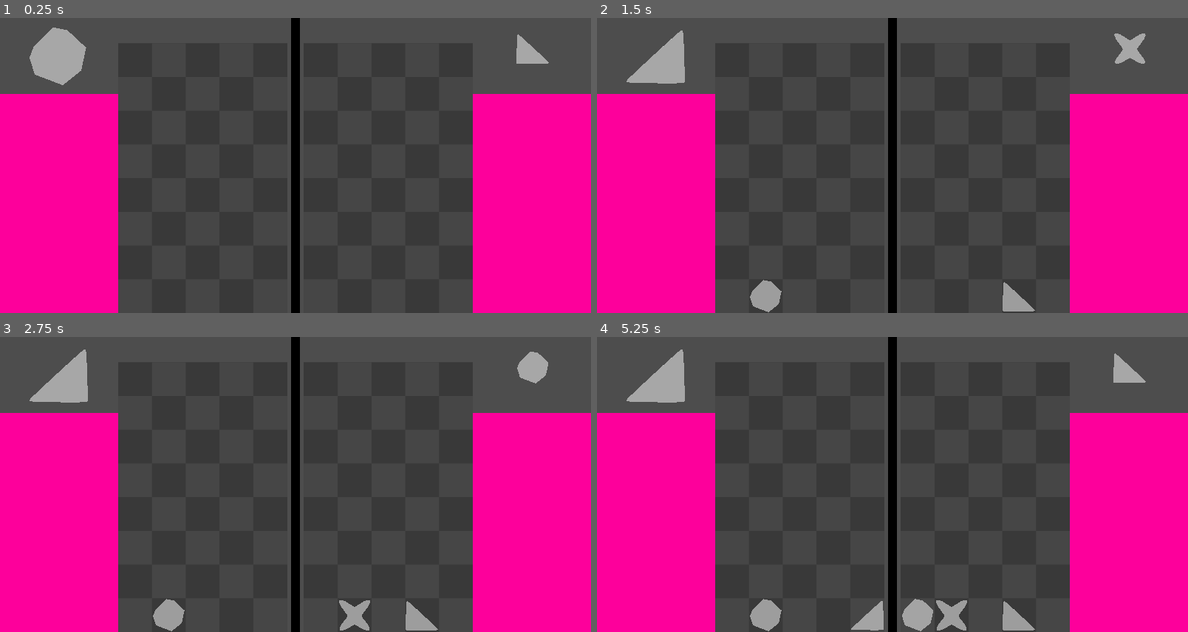
Above: before the commit, frames 1-4 (two rows, left to right).
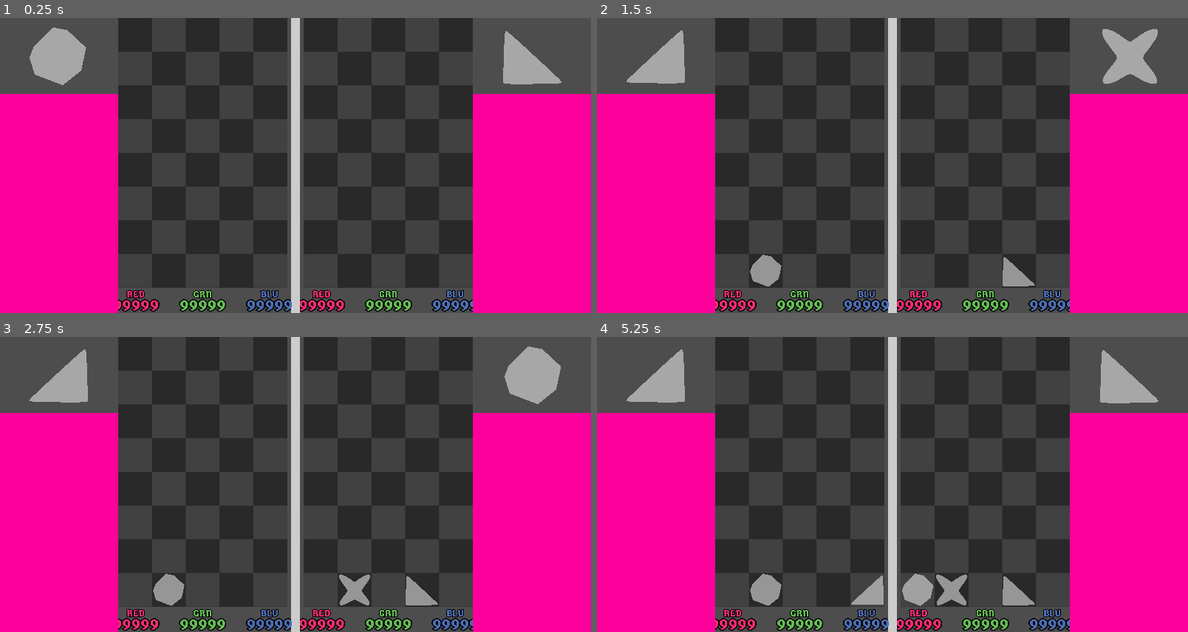
Above: after the commit, the same moments.

Repository: foolmoron/Prismancer
Game: Godot game, scene res://main.tscn
Two runs of this game, one before a commit and one after it. Both use one fixed random seed, a clock stepped at 60 frames per second and the inputs below.
Inputs (mouse positions are in pixels of both pictures, inside the frame that each line leads up to):
- Up to frame 1 (0.25 s): no input
- Up to frame 2 (1.5 s): tap Enter at 0.5 s; move the mouse to (1022, 150) at 0.52 s; click (1022, 150) at 0.67 s; tap Space at 1.25 s; move the mouse to (774, 180) at 1.27 s; click (774, 180) at 1.42 s
- Up to frame 3 (2.75 s): tap Enter at 2 s; move the mouse to (354, 419) at 2.02 s; click (354, 419) at 2.17 s
- Up to frame 4 (5.25 s): tap Space at 2.75, 4.25 s; move the mouse to (862, 543) at 2.77 s; click (862, 543) at 2.92 s; tap Enter at 3.5 s; move the mouse to (1069, 528) at 3.52 s; click (1069, 528) at 3.67 s; move the mouse to (715, 440) at 4.27 s; click (715, 440) at 4.42 s; move the mouse to (922, 484) at 5.02 s; click (922, 484) at 5.17 s

The runs differ from the first frame. In frame 1, 24% of the frame differs, in the area x 20-95%, y 0-100%; in frame 2, 24%; in frame 3, 25%; in frame 4, 26%.

Commit message:
preparing for lines

Diff:
--- a/Gems/gem.gd
+++ b/Gems/gem.gd
@@ -1,5 +1,14 @@
 class_name Gem
 extends Node3D
+
+enum GEM_TYPE {
+	SPHERE,
+	TRI_LEFT,
+	TRI_RIGHT,
+	STAR,
+}
+
+@export var type: GEM_TYPE
 
 @onready var mesh := $mesh as MeshInstance3D
 
--- a/Gems/gem_star.tscn
+++ b/Gems/gem_star.tscn
@@ -4,6 +4,7 @@
 [ext_resource type="ArrayMesh" uid="uid://djkpeihsyb2to" path="res://Meshes/star.res" id="2_4idc8"]
 
 [node name="Gem" instance=ExtResource("1_mp0bt")]
+type = 3
 
 [node name="mesh" parent="." index="0"]
 transform = Transform3D(34, 0, 0, 0, -1.48619e-06, -34, 0, 34, -1.48619e-06, 0, -2, 0)
--- a/Gems/gem_triangle_left.tscn
+++ b/Gems/gem_triangle_left.tscn
@@ -4,6 +4,7 @@
 [ext_resource type="ArrayMesh" uid="uid://bhlk2x2rjxfo2" path="res://Meshes/triangle.res" id="2_a077u"]
 
 [node name="Gem" instance=ExtResource("1_apdin")]
+type = 1
 
 [node name="mesh" parent="." index="0"]
 transform = Transform3D(-27.72, -4.1856e-06, 1.82959e-13, 0, -1.21168e-06, -27.72, 4.1856e-06, -27.72, 1.21168e-06, 0, -13, 0)
--- a/Gems/gem_triangle_right.tscn
+++ b/Gems/gem_triangle_right.tscn
@@ -4,6 +4,7 @@
 [ext_resource type="ArrayMesh" uid="uid://bhlk2x2rjxfo2" path="res://Meshes/triangle.res" id="2_g1qdc"]
 
 [node name="Gem" instance=ExtResource("1_yg157")]
+type = 2
 
 [node name="mesh" parent="." index="0"]
 transform = Transform3D(27.72, 0, 0, 0, -1.21168e-06, -27.72, 0, 27.72, -1.21168e-06, 0, -12, 0)
--- /dev/null
+++ b/Grid/cell.gd
@@ -0,0 +1,34 @@
+class_name Cell
+extends Resource
+
+enum COLOR {
+	NONE = 0,
+	RED = 0b001,
+	GREEN = 0b010,
+	BLUE = 0b100,
+	YELLOW = 0b011,
+	MAGENTA = 0b101,
+	CYAN = 0b110,
+	WHITE = 0b111,
+}
+
+enum OUTDIR {
+	NONE = 0,
+	UP = 1 << 0,
+	DOWN = 1 << 1,
+	LEFT = 1 << 2,
+	RIGHT = 1 << 3,
+	UP_LEFT = 1 << 4,
+	UP_RIGHT = 1 << 5,
+	DOWN_LEFT = 1 << 6,
+	DOWN_RIGHT = 1 << 7,
+}
+
+var gem: Gem = null
+var lines: Array[Node3D] = []
+
+var color_mask: COLOR = COLOR.NONE
+var out_mask: int = 0
+
+func _init():
+	pass
--- /dev/null
+++ b/Grid/grid.gd
@@ -0,0 +1,23 @@
+class_name Grid
+extends Resource
+
+var columns: int
+var rows: int
+var cells: Array[Cell] = []
+
+func _init(_columns = 2, _rows = 2) :
+	columns = _columns
+	rows = _rows
+	for i in range(columns * rows):
+		cells.append(Cell.new())
+
+func to_idx(column_idx: int, row_idx: int) -> int:
+	if row_idx < 0:
+		row_idx += rows
+	return column_idx + row_idx * columns
+
+func get_cell(column_idx: int, row_idx: int) -> Cell:
+	return cells[to_idx(column_idx, row_idx)]
+
+# TODO: DFS all Rs and mark cells with color mask and outdir mask, repeat with Gs and Bs
+# TODO: respawn all lines for each cell based on masks (pool per color)
--- /dev/null
+++ b/Lines/line.gdshader
@@ -0,0 +1,18 @@
+shader_type spatial;
+
+uniform sampler2D tex : hint_default_transparent;
+uniform vec4 color : source_color = vec4(1,1,1,1);
+uniform float alpha_boost : hint_range(1.0, 5.0, 0.1) = 1.8;
+
+void vertex() {
+	// Called for every vertex the material is visible on.
+}
+
+void fragment() {
+	vec4 c = texture(tex, UV) * color;
+	float a = c.a * alpha_boost;
+	float whiteness = max(a - 1.0, 0.0);
+
+	EMISSION = c.rgb + whiteness * vec3(1.0, 1.0, 1.0);
+	ALPHA = a;
+}
--- /dev/null
+++ b/Lines/line_blue.tscn
@@ -0,0 +1,26 @@
+[gd_scene load_steps=7 format=3 uid="uid://bou5e8rq6ja6y"]
+
+[ext_resource type="PackedScene" uid="uid://cucbspicwdsqi" path="res://Lines/line_red.tscn" id="1_sy52k"]
+[ext_resource type="Shader" path="res://Lines/line.gdshader" id="2_t3wd5"]
+
+[sub_resource type="Gradient" id="Gradient_eakru"]
+offsets = PackedFloat32Array(0, 0.5, 1)
+colors = PackedColorArray(1, 1, 1, 0, 1, 1, 1, 1, 1, 1, 1, 0)
+
+[sub_resource type="GradientTexture1D" id="GradientTexture1D_gny8j"]
+gradient = SubResource("Gradient_eakru")
+
+[sub_resource type="ShaderMaterial" id="ShaderMaterial_r26l4"]
+render_priority = 0
+shader = ExtResource("2_t3wd5")
+shader_parameter/color = Color(0.0984, 0.31488, 0.82, 1)
+shader_parameter/alpha_boost = 1.8
+shader_parameter/tex = SubResource("GradientTexture1D_gny8j")
+
+[sub_resource type="QuadMesh" id="QuadMesh_ddo2s"]
+material = SubResource("ShaderMaterial_r26l4")
+
+[node name="Line" instance=ExtResource("1_sy52k")]
+
+[node name="quad" parent="." index="0"]
+mesh = SubResource("QuadMesh_ddo2s")
--- /dev/null
+++ b/Lines/line_green.tscn
@@ -0,0 +1,26 @@
+[gd_scene load_steps=7 format=3 uid="uid://dtf5bymgy22yk"]
+
+[ext_resource type="PackedScene" uid="uid://cucbspicwdsqi" path="res://Lines/line_red.tscn" id="1_kmfwo"]
+[ext_resource type="Shader" path="res://Lines/line.gdshader" id="2_shr8d"]
+
+[sub_resource type="Gradient" id="Gradient_eakru"]
+offsets = PackedFloat32Array(0, 0.5, 1)
+colors = PackedColorArray(1, 1, 1, 0, 1, 1, 1, 1, 1, 1, 1, 0)
+
+[sub_resource type="GradientTexture1D" id="GradientTexture1D_gny8j"]
+gradient = SubResource("Gradient_eakru")
+
+[sub_resource type="ShaderMaterial" id="ShaderMaterial_feiw0"]
+render_priority = 0
+shader = ExtResource("2_shr8d")
+shader_parameter/color = Color(0.28842, 0.76, 0.2052, 1)
+shader_parameter/alpha_boost = 1.8
+shader_parameter/tex = SubResource("GradientTexture1D_gny8j")
+
+[sub_resource type="QuadMesh" id="QuadMesh_551d4"]
+material = SubResource("ShaderMaterial_feiw0")
+
+[node name="Line" instance=ExtResource("1_kmfwo")]
+
+[node name="quad" parent="." index="0"]
+mesh = SubResource("QuadMesh_551d4")
--- /dev/null
+++ b/Lines/line_red.tscn
@@ -0,0 +1,28 @@
+[gd_scene load_steps=6 format=3 uid="uid://cucbspicwdsqi"]
+
+[ext_resource type="Shader" path="res://Lines/line.gdshader" id="1_x3snv"]
+
+[sub_resource type="Gradient" id="Gradient_eakru"]
+offsets = PackedFloat32Array(0, 0.5, 1)
+colors = PackedColorArray(1, 1, 1, 0, 1, 1, 1, 1, 1, 1, 1, 0)
+
+[sub_resource type="GradientTexture1D" id="GradientTexture1D_gny8j"]
+gradient = SubResource("Gradient_eakru")
+
+[sub_resource type="ShaderMaterial" id="ShaderMaterial_2g02v"]
+render_priority = 0
+shader = ExtResource("1_x3snv")
+shader_parameter/color = Color(0.92, 0.1012, 0.251313, 1)
+shader_parameter/alpha_boost = 1.8
+shader_parameter/tex = SubResource("GradientTexture1D_gny8j")
+
+[sub_resource type="QuadMesh" id="QuadMesh_a5s6o"]
+material = SubResource("ShaderMaterial_2g02v")
+
+[node name="Line" type="Node3D"]
+transform = Transform3D(20, 0, 0, 0, 80, 0, 0, 0, 1, 0, 0, 0)
+
+[node name="quad" type="MeshInstance3D" parent="."]
+transform = Transform3D(1, 0, 0, 0, 1, 0, 0, 0, 1, 0, 0.00564623, 0)
+mesh = SubResource("QuadMesh_a5s6o")
+skeleton = NodePath("../..")
--- a/Scenes/side.gd
+++ b/Scenes/side.gd
@@ -10,22 +10,14 @@
 
 const GRID_COLUMNS := 5
 const GRID_ROWS := 8
-var grid: Array[Gem] = []
+@onready var grid := Grid.new(GRID_COLUMNS, GRID_ROWS)
 
 var gem_next: Gem
-
-func to_idx(column_idx: int, row_idx: int) -> int:
-	if row_idx < 0:
-		row_idx += GRID_ROWS
-	return column_idx + row_idx * GRID_COLUMNS
 
 func _ready() -> void:
 	for entry in gem_spawn_entries:
 		for i in range(entry.weight):
 			gem_spawns.append(entry.scene)
-
-	for i in range(GRID_COLUMNS * GRID_ROWS):
-		grid.append(null)
 
 	setup_next_gem()
 
@@ -42,12 +34,12 @@
 		return
 	var evt := event as InputEventScreenTouch
 	if evt.pressed:
-		var idx := to_idx(column_idx, -1)
-		if grid[idx] != null:
+		var idx := grid.to_idx(column_idx, -1)
+		if grid.cells[idx].gem != null:
 			return
-		while idx >= GRID_COLUMNS && grid[idx - GRID_COLUMNS] == null:
-			idx -= GRID_COLUMNS
+		while idx >= grid.columns && grid.cells[idx - grid.columns].gem == null:
+			idx -= grid.columns
 		gem_next.reparent(self, false)
-		gem_next.global_position = origin + Vector3(grid_size / 2, grid_size / 2, 0) + Vector3((idx % GRID_COLUMNS) * grid_size, (idx / GRID_COLUMNS) * grid_size, 0)
-		grid[idx] = gem_next
+		gem_next.global_position = origin + Vector3(grid_size / 2, grid_size / 2, 0) + Vector3((idx % grid.columns) * grid_size, (idx / grid.columns) * grid_size, 0)
+		grid.cells[idx].gem = gem_next
 		setup_next_gem()
--- a/Scenes/side.tscn
+++ b/Scenes/side.tscn
@@ -1,7 +1,6 @@
-[gd_scene load_steps=18 format=3 uid="uid://ctx36oft835ud"]
+[gd_scene load_steps=19 format=3 uid="uid://ctx36oft835ud"]
 
 [ext_resource type="Script" path="res://Scenes/side.gd" id="1_317gq"]
-[ext_resource type="Shader" path="res://Shaders/unlit_tex.gdshader" id="1_qdd5t"]
 [ext_resource type="Texture2D" uid="uid://d2fmlrbafhsgf" path="res://Art/grid.png" id="2_e6vki"]
 [ext_resource type="Script" path="res://Gems/gem_spawn_entry.gd" id="2_lppdi"]
 [ext_resource type="PackedScene" uid="uid://dn4l0uwuxou3t" path="res://Gems/gem_sphere.tscn" id="3_w1g55"]
@@ -9,6 +8,8 @@
 [ext_resource type="PackedScene" uid="uid://bkykx4vjym2br" path="res://Scenes/column.tscn" id="4_vojst"]
 [ext_resource type="PackedScene" uid="uid://ty677q31p7vy" path="res://Gems/gem_triangle_left.tscn" id="5_0avao"]
 [ext_resource type="PackedScene" uid="uid://cmyl2l0kksyxo" path="res://Gems/gem_star.tscn" id="6_irx0m"]
+[ext_resource type="Shader" path="res://Lines/line.gdshader" id="7_fnpvp"]
+[ext_resource type="FontFile" uid="uid://d3r2ywhscqp7y" path="res://Germania_One/GermaniaOne-Regular.ttf" id="10_aet5l"]
 
 [sub_resource type="Resource" id="Resource_ij545"]
 script = ExtResource("2_lppdi")
@@ -32,8 +33,9 @@
 
 [sub_resource type="ShaderMaterial" id="ShaderMaterial_qxw16"]
 render_priority = 0
-shader = ExtResource("1_qdd5t")
+shader = ExtResource("7_fnpvp")
 shader_parameter/color = Color(1, 1, 1, 0.254902)
+shader_parameter/alpha_boost = 1.8
 shader_parameter/tex = ExtResource("2_e6vki")
 
 [sub_resource type="QuadMesh" id="QuadMesh_rhpbv"]
@@ -51,7 +53,7 @@
 gem_spawn_entries = Array[ExtResource("2_lppdi")]([SubResource("Resource_ij545"), SubResource("Resource_i44bh"), SubResource("Resource_7hfpp"), SubResource("Resource_k651g")])
 
 [node name="Board" type="Node3D" parent="."]
-transform = Transform3D(400, 0, 0, 0, 640, 0, 0, 0, 1, -220, -30, 0)
+transform = Transform3D(400, 0, 0, 0, 640, 0, 0, 0, 1, -220, 30, 0)
 
 [node name="bg1" type="MeshInstance3D" parent="Board"]
 transform = Transform3D(1, 0, 0, 0, 1, 0, 0, 0, 1, 0, 0, -1)
@@ -71,15 +73,85 @@
 [node name="Column4" parent="Board" instance=ExtResource("4_vojst")]
 transform = Transform3D(1, 0, 0, 0, 1, 0, 0, 0, 1, 0.4, 0, 0)
 
+[node name="BoardLabels" type="Node3D" parent="."]
+transform = Transform3D(1, 0, 0, 0, 1, 0, 0, 0, 1, -220, -305.902, 29.3248)
+
+[node name="GRNLabel" type="Label3D" parent="BoardLabels"]
+transform = Transform3D(13.9479, 0, 0, 0, 11.0086, 0, 0, 0, 1, 0, 0, 0)
+pixel_size = 0.016
+modulate = Color(0.392157, 0.737255, 0.329412, 1)
+text = "GRN"
+font = ExtResource("10_aet5l")
+font_size = 128
+outline_size = 32
+line_spacing = 0.21
+justification_flags = 0
+
+[node name="GRNValue" type="Label3D" parent="BoardLabels"]
+transform = Transform3D(23.0045, 0, 0, 0, 18.1568, 0, 0, 0, 1, 0, -26.2329, 0)
+pixel_size = 0.016
+modulate = Color(0.392157, 0.737255, 0.329412, 1)
+text = "99999"
+font = ExtResource("10_aet5l")
+font_size = 128
+outline_size = 32
+line_spacing = 0.21
+justification_flags = 0
+
+[node name="REDLabel" type="Label3D" parent="BoardLabels"]
+transform = Transform3D(13.9479, 0, 0, 0, 11.0086, 0, 0, 0, 1, -158.388, 0, 0)
+pixel_size = 0.016
+modulate = Color(0.929412, 0.180392, 0.45098, 1)
+text = "RED"
+font = ExtResource("10_aet5l")
+font_size = 128
+outline_size = 32
+line_spacing = 0.21
+justification_flags = 0
+
+[node name="REDValue" type="Label3D" parent="BoardLabels"]
+transform = Transform3D(23.0045, 0, 0, 0, 18.1568, 0, 0, 0, 1, -158.388, -26.2329, 0)
+pixel_size = 0.016
+modulate = Color(0.929412, 0.180392, 0.45098, 1)
+text = "99999"
+font = ExtResource("10_aet5l")
+font_size = 128
+outline_size = 32
+line_spacing = 0.21
+justification_flags = 0
+
+[node name="BLULabel" type="Label3D" parent="BoardLabels"]
+transform = Transform3D(13.9479, 0, 0, 0, 11.0086, 0, 0, 0, 1, 158.388, 0, 0)
+pixel_size = 0.016
+modulate = Color(0.305882, 0.427451, 0.705882, 1)
+text = "BLU
+"
+font = ExtResource("10_aet5l")
+font_size = 128
+outline_size = 32
+line_spacing = 0.21
+justification_flags = 0
+
+[node name="BLUValue2" type="Label3D" parent="BoardLabels"]
+transform = Transform3D(23.0045, 0, 0, 0, 18.1568, 0, 0, 0, 1, 158.388, -26.2329, 0)
+pixel_size = 0.016
+modulate = Color(0.305882, 0.427451, 0.705882, 1)
+text = "99999"
+font = ExtResource("10_aet5l")
+font_size = 128
+outline_size = 32
+line_spacing = 0.21
+justification_flags = 0
+
 [node name="Character" type="Node3D" parent="."]
-transform = Transform3D(280, 0, 0, 0, 520, 0, 0, 0, 1, -560, -90, 21.8389)
+transform = Transform3D(280, 0, 0, 0, 520, 0, 0, 0, 1, -560, -90, 51.6172)
 
 [node name="bg2" type="MeshInstance3D" parent="Character"]
 transform = Transform3D(1, 0, 0, 0, 1, 0, 0, 0, 1, 0, 0, -1)
 mesh = SubResource("QuadMesh_6jcq2")
 
 [node name="NextGem" type="Node3D" parent="."]
-transform = Transform3D(1.8, 0, 0, 0, 1.8, 0, 0, 0, 1.8, -562.558, 259.193, 59.6978)
+transform = Transform3D(1.8, 0, 0, 0, 1.8, 0, 0, 0, 1.8, -562.558, 259.193, 79.754)
 
 [connection signal="input_event" from="Board/Column0" to="." method="_on_column_input_event" binds= [0]]
 [connection signal="input_event" from="Board/Column1" to="." method="_on_column_input_event" binds= [1]]
--- a/Scenes/side_flipped.tscn
+++ b/Scenes/side_flipped.tscn
@@ -5,10 +5,13 @@
 [node name="Side" instance=ExtResource("1_klsai")]
 
 [node name="Board" parent="." index="0"]
-transform = Transform3D(400, 0, 0, 0, 640, 0, 0, 0, 1, 220, -30, 0)
+transform = Transform3D(400, 0, 0, 0, 640, 0, 0, 0, 1, 220, 30, 0)
 
-[node name="Character" parent="." index="1"]
+[node name="BoardLabels" parent="." index="1"]
+transform = Transform3D(1, 0, 0, 0, 1, 0, 0, 0, 1, 220, -305.902, 0)
+
+[node name="Character" parent="." index="2"]
 transform = Transform3D(-280, 0, 0, 0, 520, 0, 0, 0, 1, 559.93, -90, 21.839)
 
-[node name="NextGem" parent="." index="2"]
-transform = Transform3D(1, 0, 0, 0, 1, 0, 0, 0, 1, 562.558, 277.745, 59.698)
+[node name="NextGem" parent="." index="3"]
+transform = Transform3D(1.8, 0, 0, 0, 1.8, 0, 0, 0, 1.8, 562.558, 259.193, 79.754)
--- a/main.tscn
+++ b/main.tscn
@@ -1,14 +1,15 @@
 [gd_scene load_steps=7 format=3 uid="uid://onqxkjnilams"]
 
 [ext_resource type="PackedScene" uid="uid://ctx36oft835ud" path="res://Scenes/side.tscn" id="2_04fjn"]
-[ext_resource type="Shader" path="res://Shaders/unlit_tex.gdshader" id="3_7llx0"]
 [ext_resource type="PackedScene" uid="uid://o7da5ms7uaw1" path="res://Scenes/side_flipped.tscn" id="3_w67uk"]
 [ext_resource type="Texture2D" uid="uid://ce1hk00a71g72" path="res://Art/square.png" id="4_m0n83"]
+[ext_resource type="Shader" path="res://Lines/line.gdshader" id="9_ybk0w"]
 
 [sub_resource type="ShaderMaterial" id="ShaderMaterial_1o3uf"]
 render_priority = 0
-shader = ExtResource("3_7llx0")
+shader = ExtResource("9_ybk0w")
 shader_parameter/color = Color(0, 0, 0, 1)
+shader_parameter/alpha_boost = 1.8
 shader_parameter/tex = ExtResource("4_m0n83")
 
 [sub_resource type="QuadMesh" id="QuadMesh_823pp"]
@@ -29,5 +30,5 @@
 [node name="SideFlipped" parent="." instance=ExtResource("3_w67uk")]
 
 [node name="Line" type="MeshInstance3D" parent="."]
-transform = Transform3D(20, 0, 0, 0, 700, 0, 0, 0, 1, 0, 0, 51.686)
+transform = Transform3D(20, 0, 0, 0, 700, 0, 0, 0, 1, 0, 0, 10)
 mesh = SubResource("QuadMesh_823pp")
Binary file added: Germania_One/GermaniaOne-Regular.ttf
Not shown, added: Germania_One/GermaniaOne-Regular.ttf.import
Not shown, added: Germania_One/OFL.txt
